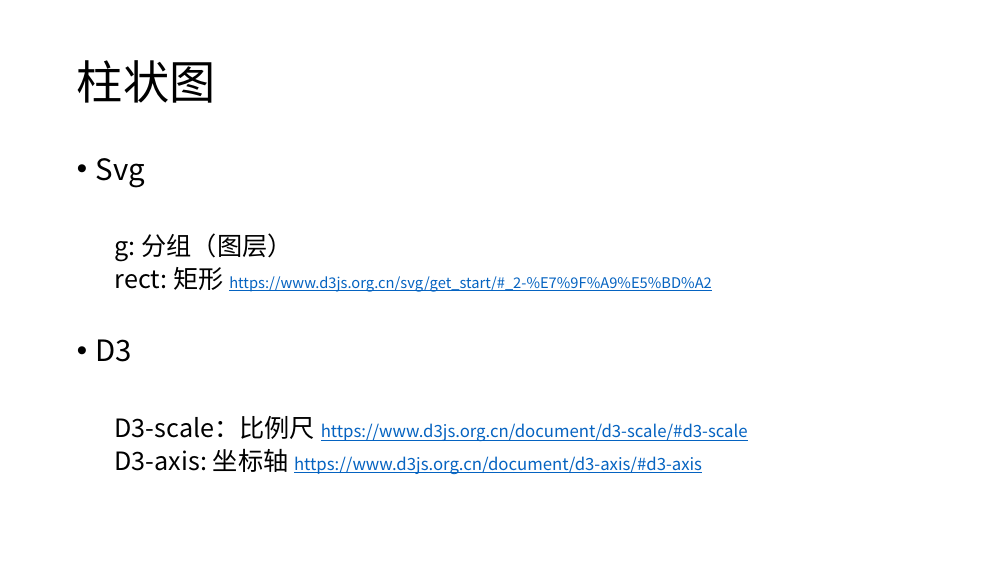
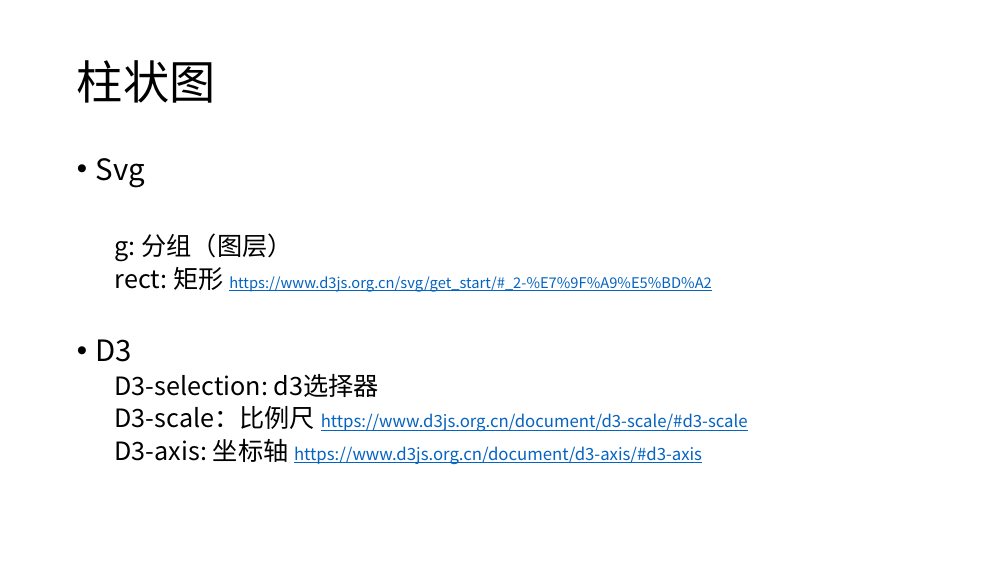
Before and after one commit to cos60/practice, a slide deck: slide 5 of d3.pptx. Drawn at 1008x567 pixels with LibreOffice and Linux fonts; fonts in the diff are those of the drawing. Boxes give left, top, right and bottom in pixels: in the first picture for what was removed or moved away, otherwise in the second. Text is boxed around its words. In the diff, an @@ line names an element or a change of style, - is before the commit and + after.

```diff
--- a/d3.pptx
+++ b/d3.pptx
@@ text at <box>115,374,379,397</box>: paragraph added @@
+  D3-selection: d3选择器
```
Also in this commit, not shown: 4 other files.
